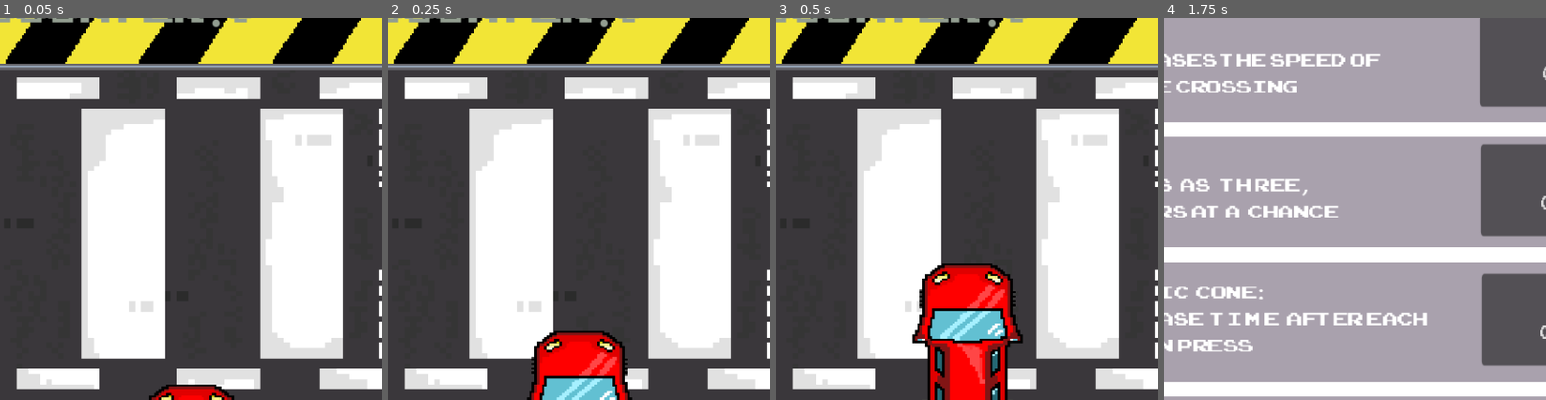
Above: before the commit, frames 1-4 (left to right).
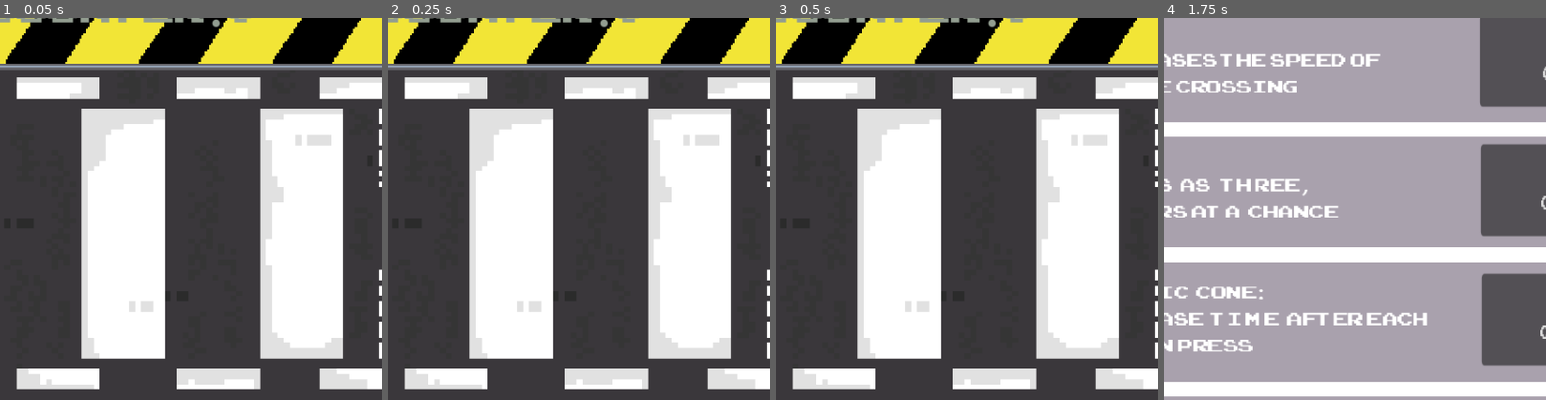
Above: after the commit, the same moments.

Repository: Raunak-2005/clicker
Game: Godot game, scene res://Scenes/node_2d.tscn
The game is run twice, just before and just after one commit, with the same random seed, the same clock (stepped at 60 frames per second) and the same inputs.
Inputs (mouse positions are % of the whole screen's width and height, from its top left):
- Up to frame 1 (0.05 s): no input
- Up to frame 2 (0.25 s): no input
- Up to frame 3 (0.5 s): no input
- Up to frame 4 (1.75 s): click (96, 4) at 0.5 s; click "buy cost: 10" at 1.25 s
The pictures show only the part of the screen within x 31-81%, y 50-100%; the shares and areas given below are measured in that part.

The runs differ from the first frame. In frame 1, 0.7% of the frame differs, in the area x 39-62%, y 96-100%; in frame 2, 4.3%; in frame 3, 8.2%, in the area x 35-65%, y 64-100%; in frame 4, nothing differs.

Commit message:
no.s changed

Diff:
--- a/Scenes/car.tscn
+++ b/Scenes/car.tscn
@@ -1,12 +1,14 @@
 [gd_scene load_steps=3 format=3 uid="uid://cpn7nbyaemmik"]
 
-[ext_resource type="Script" uid="uid://b1ivmsmpbenwv" path="res://Scripts/car.gd" id="1_go66d"]
+[ext_resource type="Script" path="res://Scripts/car.gd" id="1_go66d"]
 [ext_resource type="Texture2D" uid="uid://cov6drddvaqo6" path="res://Assets/Car1.png" id="2_1sfmx"]
 
 [node name="Car" type="Node2D"]
+visible = false
 script = ExtResource("1_go66d")
 
 [node name="Sprite2D" type="Sprite2D" parent="."]
+visible = false
 texture_filter = 3
 position = Vector2(89.5, 57.5)
 rotation = 1.5708
--- a/Scripts/shop.gd
+++ b/Scripts/shop.gd
@@ -26,7 +26,7 @@
 	if get_parent().get_node('.').count >= costpolice:
 		get_parent().get_node("AnimatedSprite2D/Area2D").no+=1
 		get_parent().get_node('.').count -=costpolice
-		costpolice=int(costpolice*1.5)
+		costpolice=int(costpolice*1.3)
 		button2.text = 'BUY\ncost:'+str(costpolice)
 		get_parent().get_node("AnimatedSprite2D3").visible = true
 		play_audio()
@@ -37,7 +37,7 @@
 	if get_parent().get_node('.').count >= costcone:
 		get_parent().get_node(".").tl*=0.85
 		get_parent().get_node('.').count -=costcone
-		costcone*=3
+		costcone*=2
 		button5.text = 'BUY\ncost:'+str(costcone)
 		play_audio()
 	pass # Replace with function body.
@@ -49,7 +49,7 @@
 		get_parent().get_node(".").autot*=0.9
 		get_parent().get_node('TheGuyHand').visible = true
 		get_parent().get_node('.').count -=costguy
-		costguy*=2
+		costguy=(costguy*1.8)
 		button1.text = 'BUY\ncost:'+str(costguy)
 		play_audio()
 	pass # Replace with function body.
@@ -69,7 +69,7 @@
 	if get_parent().get_node('.').count >= costvip:
 		get_parent().get_node("AnimatedSprite2D/Area2D").pcent*=1.5
 		get_parent().get_node('.').count -=costvip
-		costvip *=2
+		costvip =int(costvip*1.8)
 		button4.text = 'BUY\ncost:'+str(costvip)
 		play_audio()
 	pass # Replace with function body.
